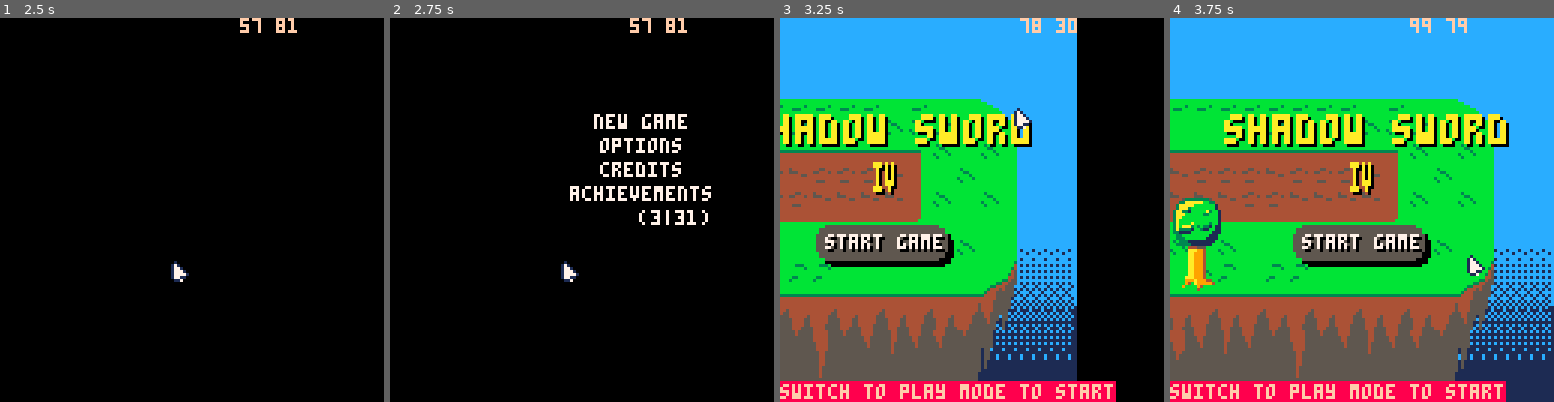
Above: before the commit, frames 1-4 (left to right).
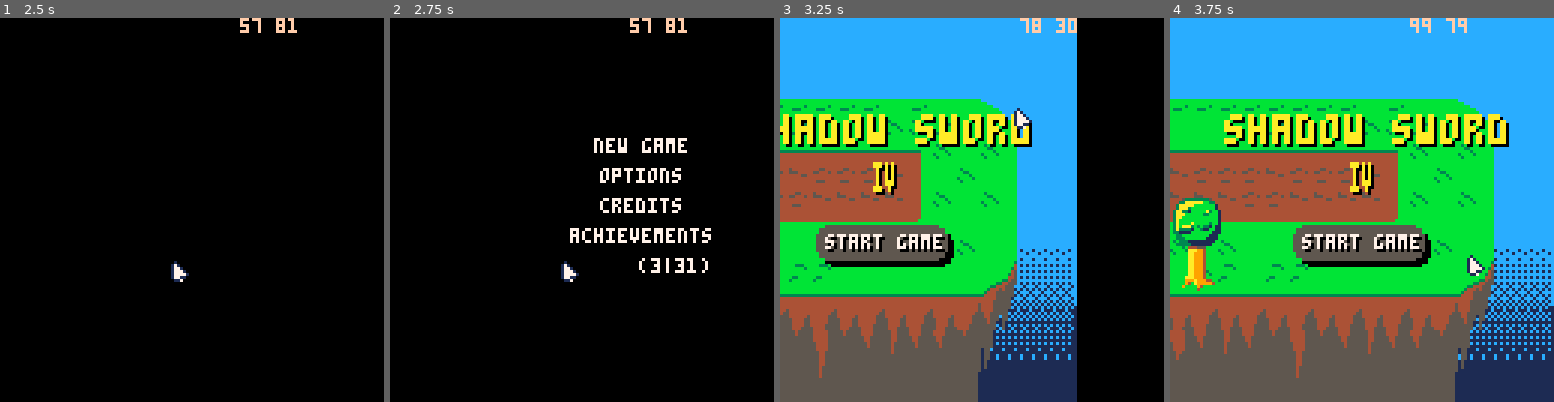
Above: after the commit, the same moments.

Repository: Mastoast/LDJam58
Game: PICO-8 cartridge ldjam58.p8
Same seed, same stepped clock (60 frames per second), same inputs: the game is played once before the commit and once after it.
Inputs (mouse positions are in pixels of both pictures, inside the frame that each line leads up to):
- Up to frame 1 (2.5 s): tap X (X key) at 0.33, 1.07, 1.85 s; click (280, 121) at 0.67 s; tap O (Z key) at 0.7, 1.7, 2.1 s; click (46, 267) at 1.22 s; hold Right 1.6-2.1 s; click (107, 114) at 1.77 s; hold Up 2.15-2.42 s; click (172, 259) at 2.32 s; hold Right from 2.47 s (still down)
- Up to frame 2 (2.75 s): keep holding Right; tap O (Z key) at 2.5 s
- Up to frame 3 (3.25 s): click (1014, 106) at 2.87 s; tap O (Z key) at 2.9 s; tap X (X key) at 2.97 s; release Right at 3.03 s; hold Left from 3.08 s (still down)
- Up to frame 4 (3.75 s): tap O (Z key) at 3.3, 3.7 s; click (1465, 256) at 3.42 s; release Left at 3.58 s; hold Down from 3.63 s (still down)

Frame 1 is identical in both runs. In frame 2, 3.6% of the frame differs, in the area x 46-84%, y 25-67%; in frame 3, 4.8%, in the area x 0-88%, y 94-100%; in frame 4, 4.8%.

Commit message:
Tweak menus

Diff:
--- a/menu.lua
+++ b/menu.lua
@@ -56,27 +56,27 @@
 
 function init_main_menu()
     local x, y = main_menu.x + 0, main_menu.y + 0
-    local start = create(text, 64, 32)
+    local start = create(text, 64, 40)
     start.text = "new game"
     start.is_centered = true
     start:init()
     start.on_click = start_game
-    local options = create(text, x + 64, y + 40)
+    local options = create(text, x + 64, y + 50)
     options.text = "options"
     options.is_centered = true
     options:init()
     options.on_click = move_to_option_menu
-    local credits = create(text, x + 64, y + 48)
+    local credits = create(text, x + 64, y + 60)
     credits.text = "credits"
     credits.is_centered = true
     credits:init()
     credits.on_click = move_to_credits
-    local achievements = create(text, x + 64, y + 56)
+    local achievements = create(text, x + 64, y + 70)
     achievements.text = "achievements"
     achievements.is_centered = true
     achievements:init()
     achievements.on_click = move_to_achievements
-    local badgecnt = create(text, x + 64, 64)
+    local badgecnt = create(text, x + 64, 80)
     badgecnt.is_centered = false
     badgecnt.selectable = false
     badgecnt.update = function(self)
@@ -107,22 +107,22 @@
 
 function init_options_menu()
     local x, y = options_menu.x + 0, options_menu.y + 0
-    local sound = create(text, x + 64, y + 32)
+    local sound = create(text, x + 64, y + 50)
     sound.text = "audio"
     sound.is_centered = true
     sound:init()
     sound.on_click = move_to_sound_menu
-    local time = create(text, x + 64, y + 40)
+    local time = create(text, x + 64, y + 60)
     time.text = "time"
     time.is_centered = true
     time:init()
     time.on_click = move_to_time_menu
-    local accessibility = create(text, x + 64, y + 48)
+    local accessibility = create(text, x + 64, y + 70)
     accessibility.text = "accessibility"
     accessibility.is_centered = true
     accessibility:init()
     accessibility.on_click = move_to_accessibility_menu
-    local modes = create(text, x + 64, y + 56)
+    local modes = create(text, x + 64, y + 80)
     modes.text = "modes"
     modes.is_centered = true
     modes:init()
@@ -136,12 +136,6 @@
 
 function init_sound_menu()
     local x, y = options_sound_menu.x + 0, options_sound_menu.y + 0
-    -- local general_sound = create(text, x + 64, y + 32)
-    -- general_sound.text = "general sound"
-    -- general_sound.is_centered = true
-    -- general_sound:init()
-    -- general_sound.selectable = false
-    -- local general_sound_checkbox = create(checkbox, general_sound.x  - 40, general_sound.y-1)
 
     --general_sound.on_click =
     local music = create(text, x + 64, y + 42)
@@ -235,42 +229,20 @@
 
 function init_modes_menu()
     local x, y = options_modes_menu.x + 0, options_modes_menu.y + 0
-    local normal = create(text, x + 64, y + 32)
-    normal.text = "normal mode"
-    normal.is_centered = true
-    normal:init()
-    normal.selectable = false
-    local normal_checkbox = create(checkbox_mode, normal.x  - 40, normal.y-1)
-    normal_checkbox.on_click = switch_mode
-    normal_checkbox.mode = "normal"
-
-    local lumberjack = create(text, x + 64, y + 42)
-    lumberjack.text = "lumberjack mode"
-    lumberjack.is_centered = true
-    lumberjack:init()
-    lumberjack.selectable = false
-    local lumberjack_checkbox = create(checkbox_mode, lumberjack.x  - 40, lumberjack.y-1)
-    lumberjack_checkbox.on_click = switch_mode
-    lumberjack_checkbox.mode = "lumberjack"
-
-    local boot = create(text, x + 64, y + 52)
-    boot.text = "boot mode"
-    boot.is_centered = true
-    boot:init()
-    boot.selectable = false
-    local boot_checkbox = create(checkbox_mode, boot.x  - 40, boot.y-1)
-    boot_checkbox.on_click = switch_mode
-    boot_checkbox.mode = "boot"
-
-    local play = create(text, x + 64, y + 62)
-    play.text = "play mode"
-    play.is_centered = true
-    play:init()
-    play.selectable = false
-    local play_cb = create(checkbox_mode, play.x  - 40, play.y-1)
-    play_cb.on_click = switch_mode
-    play_cb.mode = "play"
-
+    local ystrt = 32
+    local yspace = 15
+    local i = 0
+    for k, v in pairs(mode_list) do
+        local modetxt = create(text, x + 64, y + ystrt + i * yspace)
+        modetxt.text = k.." mode"
+        modetxt.is_centered = true
+        modetxt:init()
+        modetxt.selectable = false
+        local mode_cb = create(checkbox_mode, modetxt.x  - 40, modetxt.y-1)
+        mode_cb.on_click = switch_mode
+        mode_cb.mode = k
+        i += 1
+    end
     --
     local bckbtn = create(text, x, y)
     bckbtn.hit_w = 128
